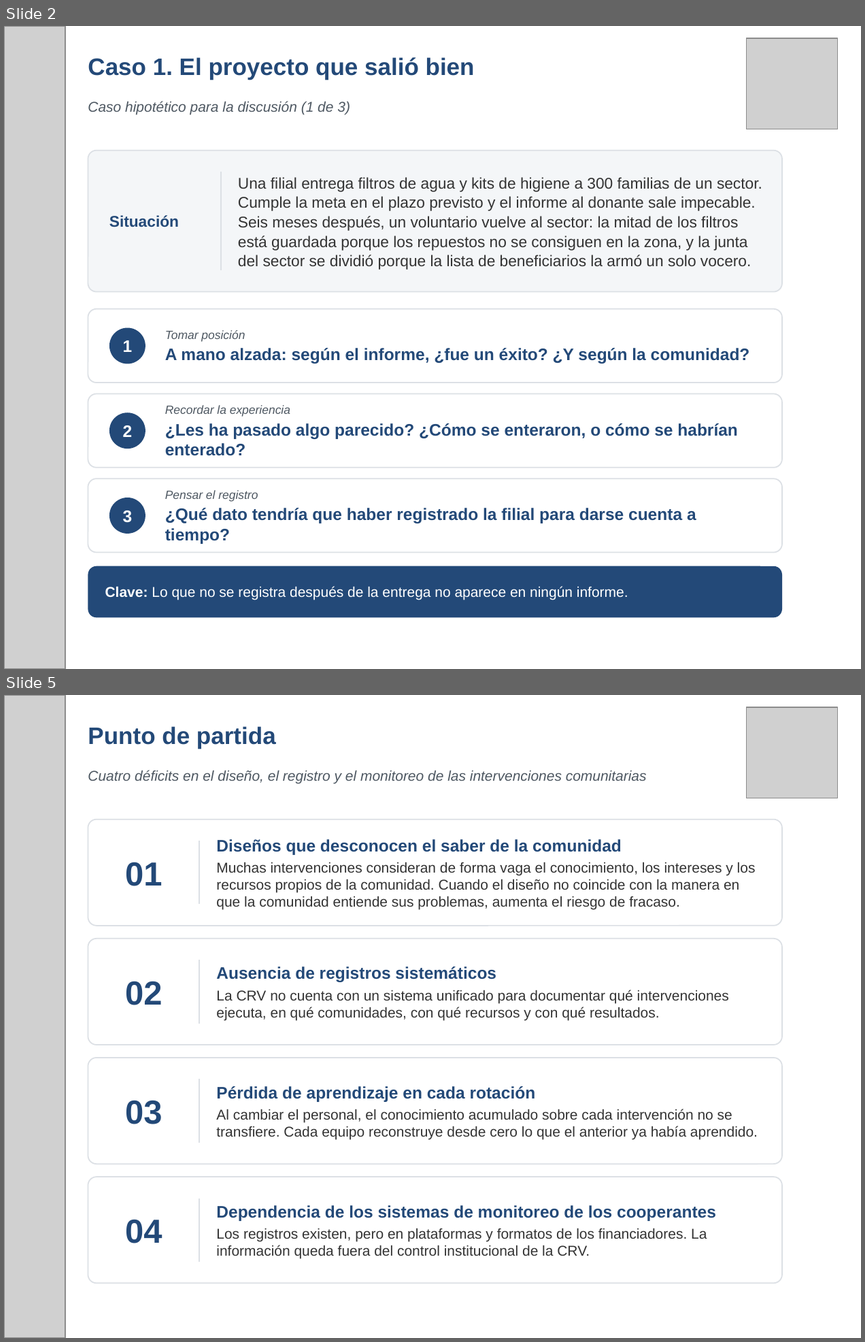
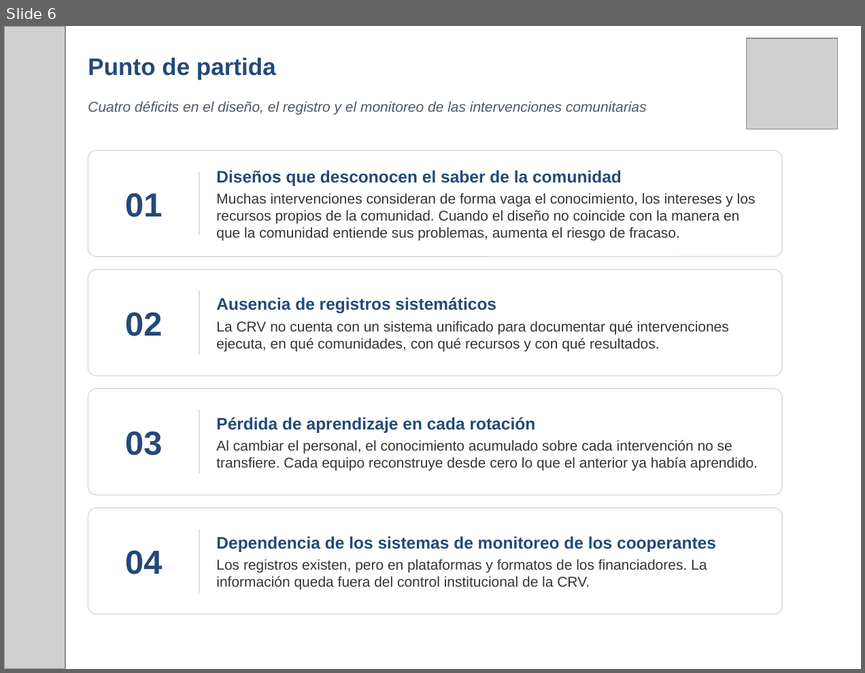
Before and after one commit to fmblancop/Hoja-de-Ruta-CRV, a slide deck: Hoja_de_Ruta_CRV_presentacion.pptx. Shown one above the other, each under a label of ours: slides 2 and 5 before the commit, slide 6 after it; the slides between them are not shown. The pictures are 865x1342 and 865x673 pixels, drawn with LibreOffice and Linux fonts; fonts in the diff are those of the drawing; grey boxes stand for pictures. Boxes give left, top, right and bottom in pixels: in the first picture for what was removed or moved away, otherwise in the second. Text is boxed around its words. In the diff, an @@ line names an element or a change of style, - is before the commit and + after.

```diff
--- a/Hoja_de_Ruta_CRV_presentacion.pptx
+++ b/Hoja_de_Ruta_CRV_presentacion.pptx
@@ slide 2 removed at (x1=4, y1=26, x2=861, y2=669), background #FFFFFF @@
@@ picture removed at (x1=4, y1=26, x2=65, y2=669) @@
@@ picture removed at (x1=746, y1=38, x2=837, y2=129) @@
@@ text removed at (x1=88, y1=57, x2=475, y2=80) @@
-Caso 1. El proyecto que salió bien
@@ text removed at (x1=88, y1=101, x2=350, y2=115) @@
-Caso hipotético para la discusión (1 de 3)
@@ rounded rectangle removed at (x1=88, y1=150, x2=782, y2=292) @@
@@ line removed from (221, 172) to (221, 270) @@
@@ text removed at (x1=238, y1=177, x2=762, y2=269) @@
-Una filial entrega filtros de agua y kits de higiene a 300 familias de un sector. Cumple la meta en el plazo previsto y el informe al donante sale impecable. Seis meses después, un voluntario vuelve al sector: la mitad de los filtros está guardada porque los repuestos no se consiguen en la zona, y la junta del sector se dividió porque la lista de beneficiarios la armó un solo vocero.
@@ text removed at (x1=109, y1=215, x2=179, y2=227) @@
-Situación
@@ rounded rectangle removed at (x1=88, y1=309, x2=782, y2=382) @@
@@ ellipse removed at (x1=109, y1=328, x2=145, y2=363) @@
-1
@@ text removed at (x1=165, y1=330, x2=750, y2=363) @@
-Tomar posición
-A mano alzada: según el informe, ¿fue un éxito? ¿Y según la comunidad?
@@ rounded rectangle removed at (x1=88, y1=394, x2=782, y2=467) @@
@@ ellipse removed at (x1=109, y1=412, x2=145, y2=448) @@
-2
@@ text removed at (x1=165, y1=405, x2=738, y2=456) @@
-Recordar la experiencia
-¿Les ha pasado algo parecido? ¿Cómo se enteraron, o cómo se habrían enterado?
@@ rounded rectangle removed at (x1=88, y1=478, x2=782, y2=552) @@
@@ text removed at (x1=165, y1=490, x2=696, y2=543) @@
-Pensar el registro
-¿Qué dato tendría que haber registrado la filial para darse cuenta a tiempo?
@@ ellipse removed at (x1=109, y1=497, x2=145, y2=533) @@
-3
@@ rounded rectangle removed at (x1=88, y1=566, x2=782, y2=617) @@
@@ text removed at (x1=105, y1=586, x2=628, y2=600) @@
-Clave: Lo que no se registra después de la entrega no aparece en ningún informe.
@@ what was slide 5 is now slide 6 @@
```
Also in this commit, not shown: 3 slides changed, 4 slides added, 2 other slides removed.
